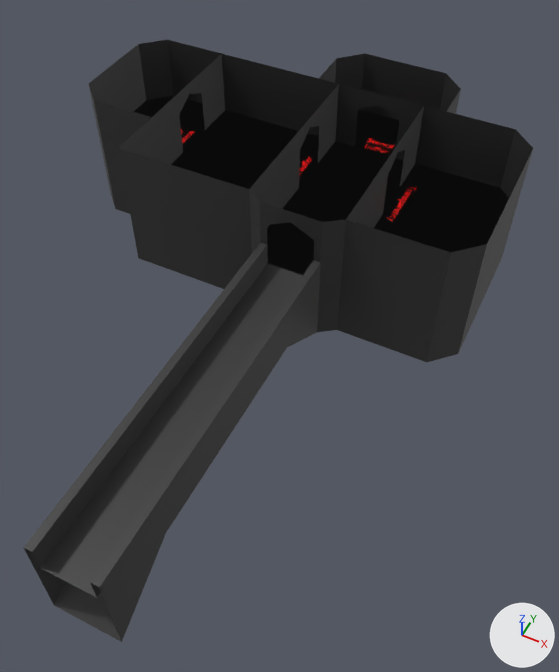
Renders of the Blender file Assets/Models/ShaderCastle/Buffer.blend from each side of a commit.
Both versions are drawn from a camera (50 mm lens) standing at (9.7, -20.9, 21.3) and looking at (0.7, -2.9, -1.2). The axes (+X, +Y, +Z) are drawn at lower right. The lights are the same throughout. The older version comes first.

The older version as bpy lines, for what is in view:
```python
me_plane_001 = bpy.data.meshes.new('Plane.001')
me_plane_001.from_pydata(...)  # 76 vertices, 55 faces; spans x -12.0..7.0, y -15.0..11.5, z -3.0..0.0
me_plane_001.materials.append(mat_333333)  # dark grey #333333
me_plane_011 = bpy.data.meshes.new('Plane.011')
me_plane_011.from_pydata(...)  # 150 vertices, 118 faces, 1 loose edge; spans x -12.0..7.0, y -15.0..11.5, z 0.0..3.0
me_plane_011.materials.append(mat_333333)  # dark grey #333333
ob_floor_0__col = bpy.data.objects.new('Floor 0 -col', me_plane_011)
ob_floor_0__col.location = (0.0, 0.0, 0.0)
ob_floor_0__col_001 = bpy.data.objects.new('Floor 0 -col.001', me_plane_001)
ob_floor_0__col_001.location = (0.0, 0.0, 0.0)
```
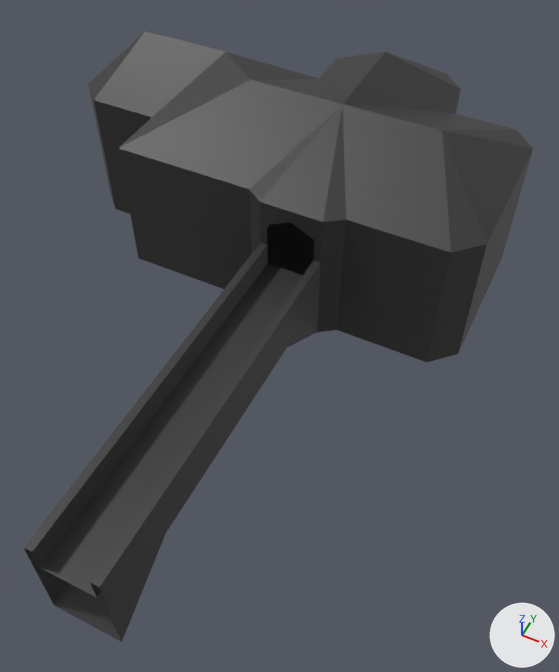
Patch to the scene script:
```diff
--- a/Assets/Models/ShaderCastle/Buffer.blend.py
+++ b/Assets/Models/ShaderCastle/Buffer.blend.py
@@ me_plane_002 @@
+me_plane_002.from_pydata(...)  # 30 vertices, 25 faces, 2 loose edges; spans x -12.0..7.0, y -0.5..11.5, z 3.0..5.0
+me_plane_002.materials.append(mat_333333)  # dark grey #333333
@@ ob_floor_0__col_002 @@
+ob_floor_0__col_002 = bpy.data.objects.new('Floor 0 -col.002', me_plane_002)
+ob_floor_0__col_002.location = (0.0, 0.0, 0.0)
```

Location of each change, (x1, y1, x2, y2) in pixels of the pictures (559 x 672 px):
'Floor 0 -col.002', added: after (89, 31, 533, 252)
